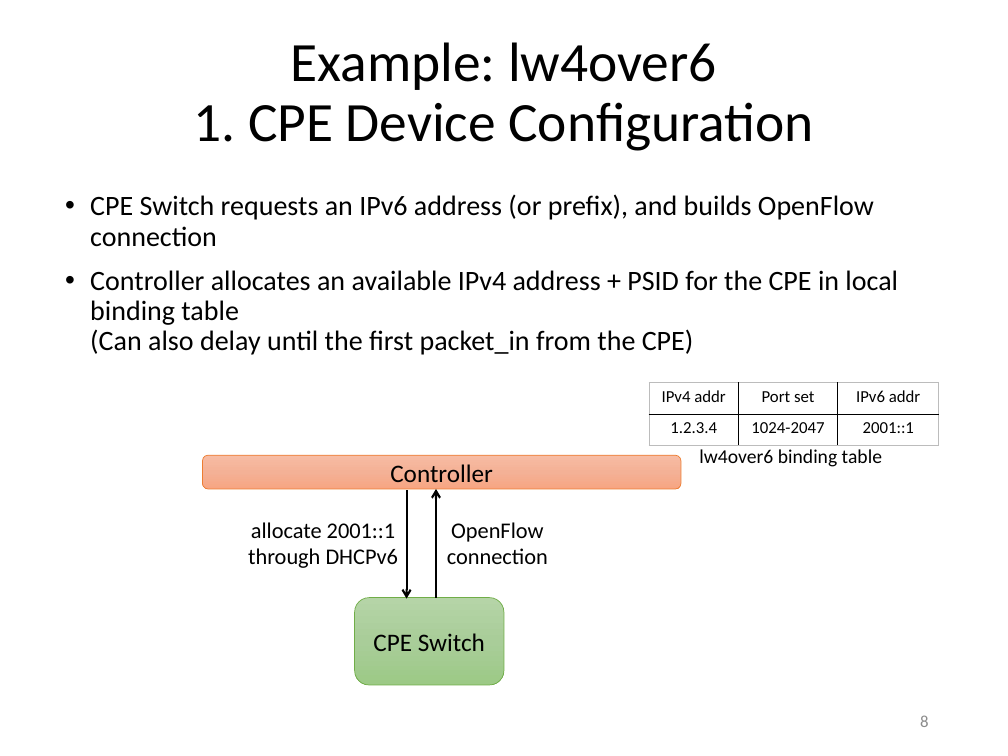
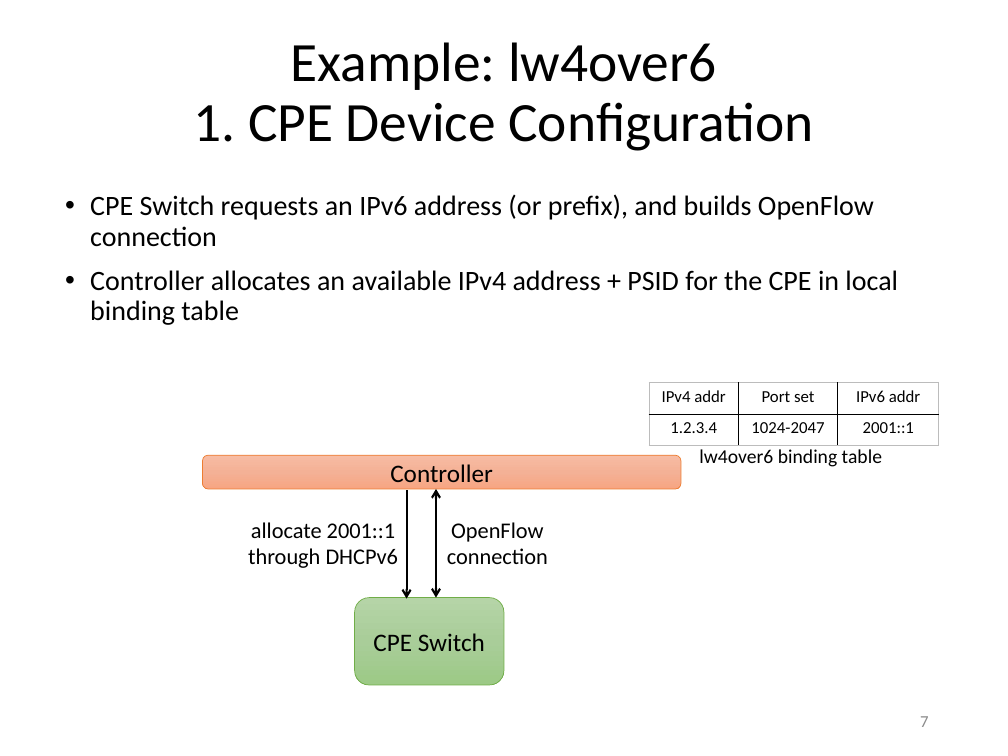
Before and after one commit to gnocuil/draft-sdn, a slide deck: slide 7 of Unified IPv6 Transition Framework With Flow-based Forwarding.pptx (slide 8 before the commit). Drawn at 1008x756 pixels with LibreOffice and Linux fonts; fonts in the diff are those of the drawing. Boxes give left, top, right and bottom in pixels: in the first picture for what was removed or moved away, otherwise in the second. Text is boxed around its words. In the diff, an @@ line names an element or a change of style, - is before the commit and + after.

```diff
--- a/Unified IPv6 Transition Framework With Flow-based Forwarding.pptx
+++ b/Unified IPv6 Transition Framework With Flow-based Forwarding.pptx
@@ text at [90, 270, 898, 325]: text changed @@
-• Controller allocates an available IPv4 address + PSID for the CPE in local binding table
-  (Can also delay until the first packet_in from the CPE)
+• Controller allocates an available IPv4 address + PSID for the CPE in local binding table
@@ arrow (436, 598) - (436, 489): arrow to double arrow @@
@@ page number at [920, 716, 928, 727]: text changed @@
-8
+7
```
Also in this commit, not shown: 5 other slides changed, 1 slide removed.
